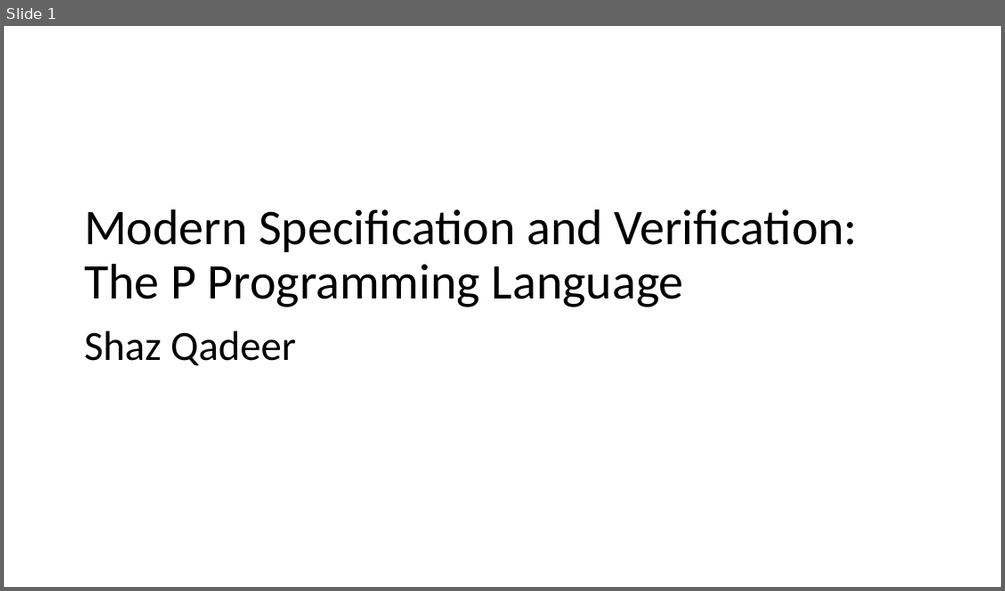
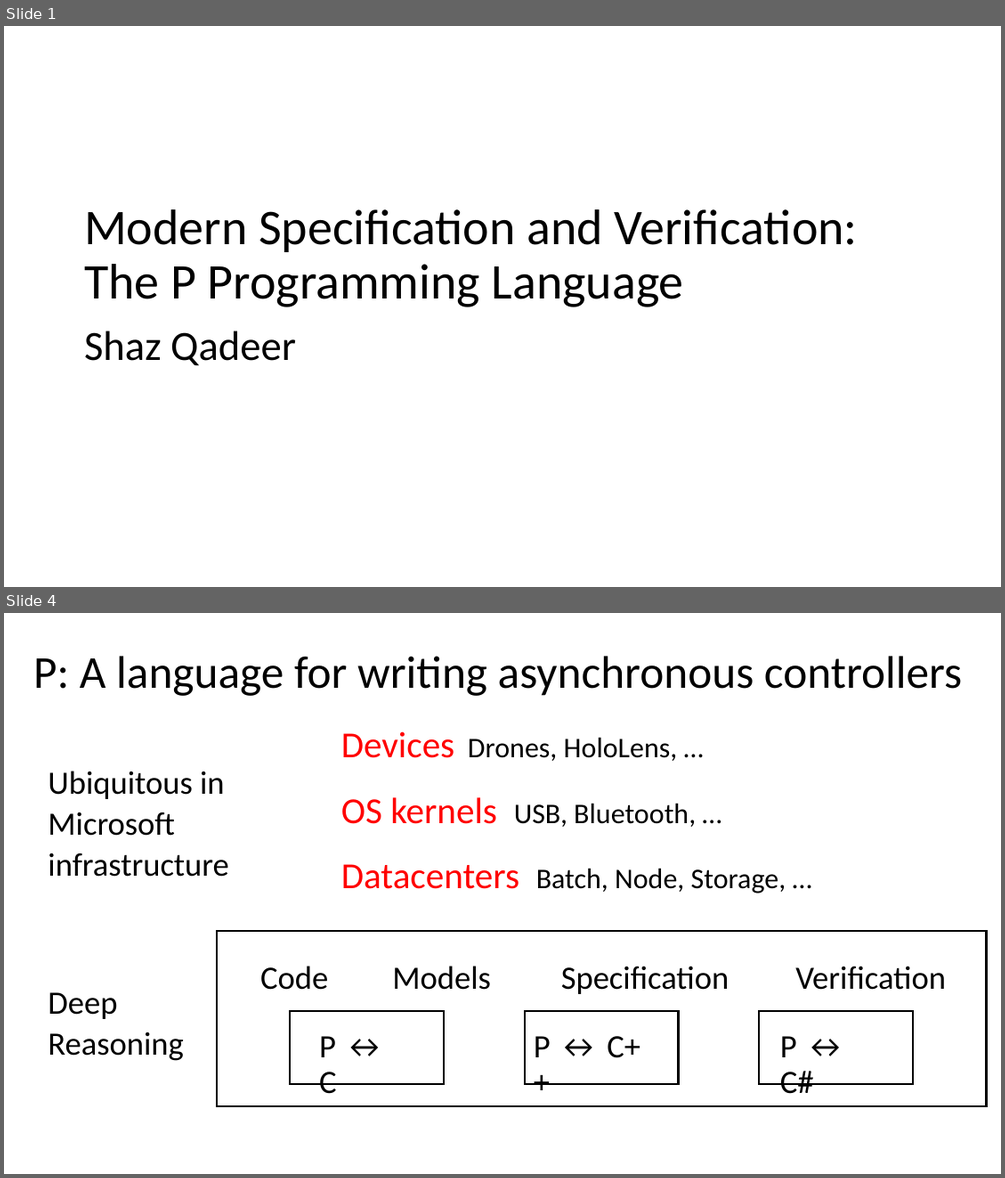
Before and after one commit to p-org/P, a slide deck: Tutorial/P-tutorial.pptx. Shown one above the other, each under a label of ours: slide 1 before the commit, slides 1 and 4 after it; the slides between them are not shown. The pictures are 1005x591 and 1005x1178 pixels, drawn with LibreOffice and Linux fonts; fonts in the diff are those of the drawing. Boxes give left, top, right and bottom in pixels: in the first picture for what was removed or moved away, otherwise in the second. Text is boxed around its words. In the diff, an @@ line names an element or a change of style, - is before the commit and + after.

```diff
--- a/Tutorial/P-tutorial.pptx
+++ b/Tutorial/P-tutorial.pptx
@@ slide 4 added at [4, 613, 1001, 1174], background #FFFFFF @@
@@ title added at [33, 656, 962, 696], 44 pt, text #000000 @@
+P: A language for writing asynchronous controllers
@@ text added at [341, 731, 678, 761], 27.4 pt, text #000000 @@
+Devices Drones, HoloLens, …
@@ text added at [48, 771, 228, 876], 31.4 pt, text #000000 @@
+Ubiquitous in
+Microsoft
+infrastructure
@@ text added at [341, 797, 696, 827], 27.4 pt, text #000000 @@
+OS kernels USB, Bluetooth, …
@@ text added at [341, 864, 786, 893], 27.4 pt, text #000000 @@
+Datacenters Batch, Node, Storage, …
@@ rectangle added at [217, 931, 986, 1106], outline #000000 2 pt @@
@@ text added at [260, 965, 328, 989], 31.4 pt, text #000000 @@
+Code
@@ text added at [392, 965, 491, 989], 31.4 pt, text #000000 @@
+Models
@@ text added at [561, 965, 728, 994], 31.4 pt, text #000000 @@
+Specification
@@ text added at [795, 965, 946, 989], 31.4 pt, text #000000 @@
+Verification
@@ text added at [48, 992, 184, 1061], 31.4 pt, text #000000 @@
+Deep
+Reasoning
@@ rectangle added at [290, 1011, 444, 1084], outline #000000 2 pt @@
@@ rectangle added at [525, 1011, 679, 1084], outline #000000 2 pt @@
@@ rectangle added at [760, 1011, 914, 1084], outline #000000 2 pt @@
@@ text added at [319, 1036, 337, 1094], 31.4 pt, text #000000 @@
+P ↔ C
@@ text added at [534, 1036, 640, 1058], 31.4 pt, text #000000 @@
+P ↔ C++
@@ text added at [780, 1036, 814, 1094], 31.4 pt, text #000000 @@
+P ↔ C#
```
Also in this commit, not shown: 5 slides changed, 2 other slides added, 2 slides removed.
